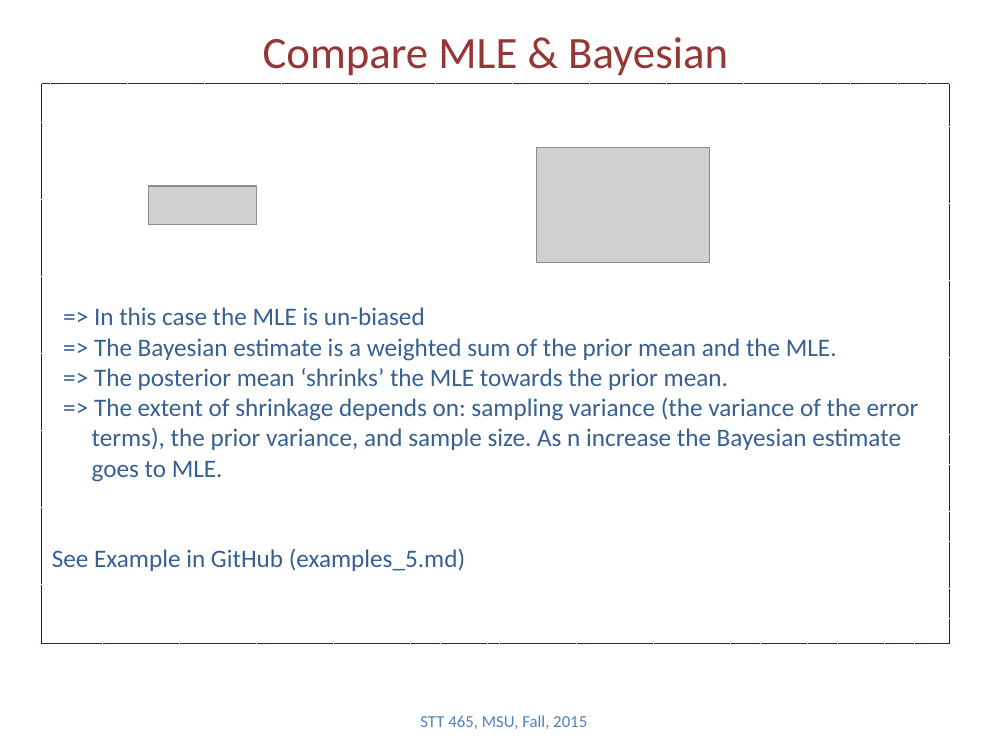
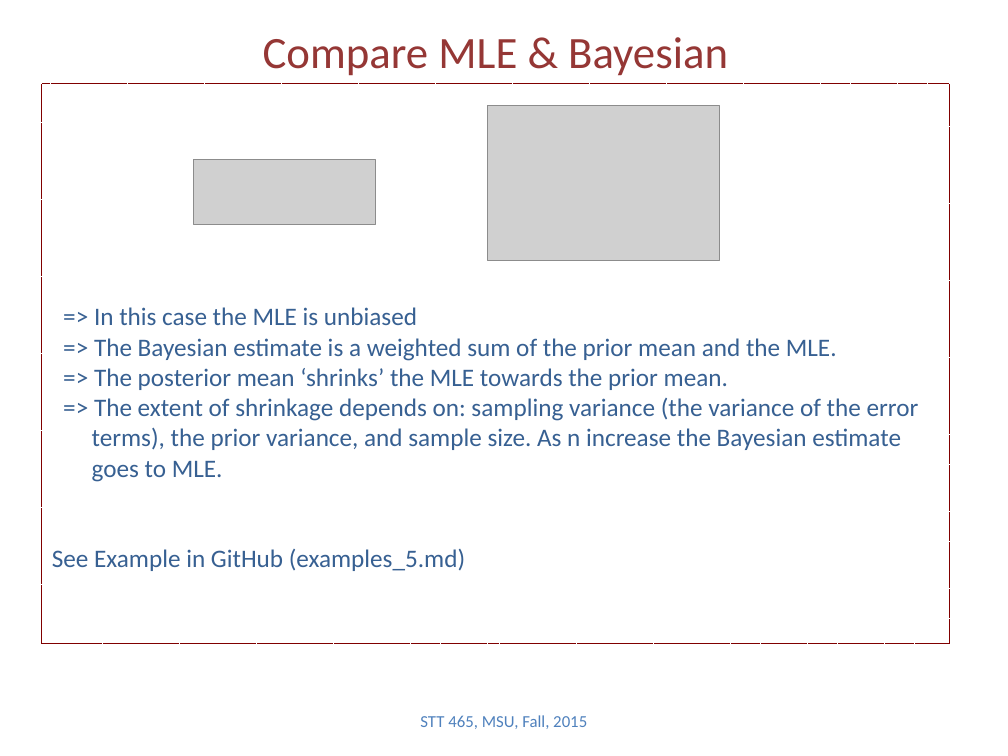
Before and after one commit to Boukos/STT465, a slide deck: slide 8 of STT465_5.pptx. Drawn at 1008x756 pixels with LibreOffice and Linux fonts; fonts in the diff are those of the drawing; grey boxes stand for pictures. Boxes give left, top, right and bottom in pixels: in the first picture for what was removed or moved away, otherwise in the second. Text is boxed around its words. In the diff, an @@ line names an element or a change of style, - is before the commit and + after.

```diff
--- a/STT465_5.pptx
+++ b/STT465_5.pptx
@@ picture: place and size @@
-picture at [536,148,709,263]
+picture at [487,106,719,260]
@@ picture added at [194,159,376,224] @@
@@ picture removed at [149,186,257,225] @@
@@ text in rectangle at [94,307,417,325]: text changed @@
-=> In this case the MLE is un-biased
+=> In this case the MLE is unbiased
```
Also in this commit, not shown: 9 other slides changed, 2 other files.
